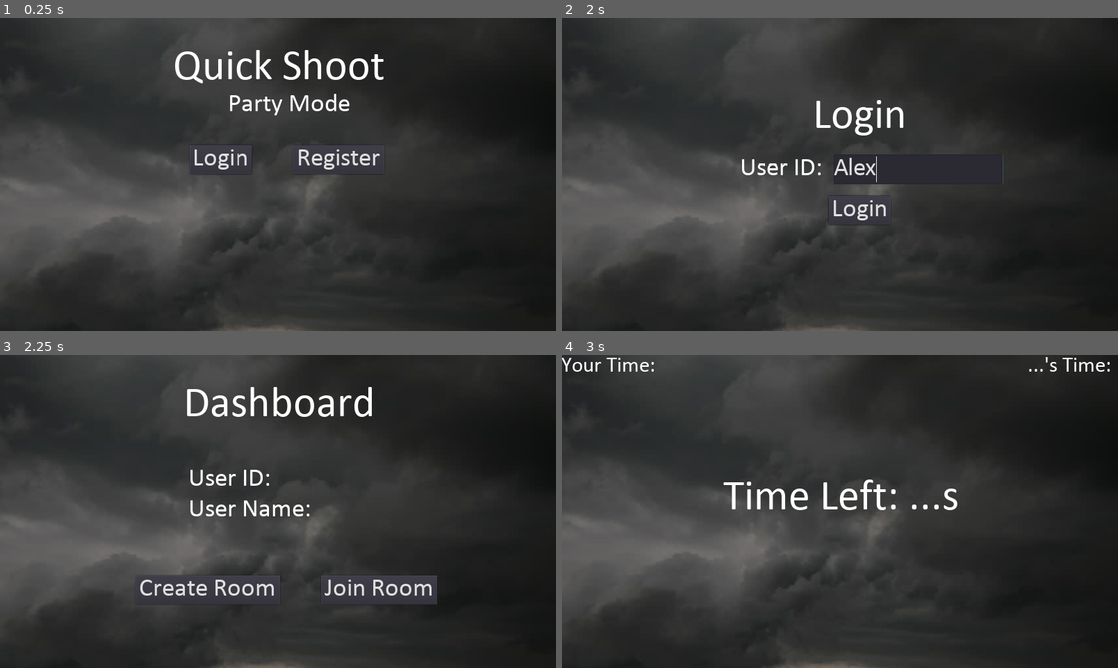
Above: before the commit, frames 1-4 (two rows, left to right).
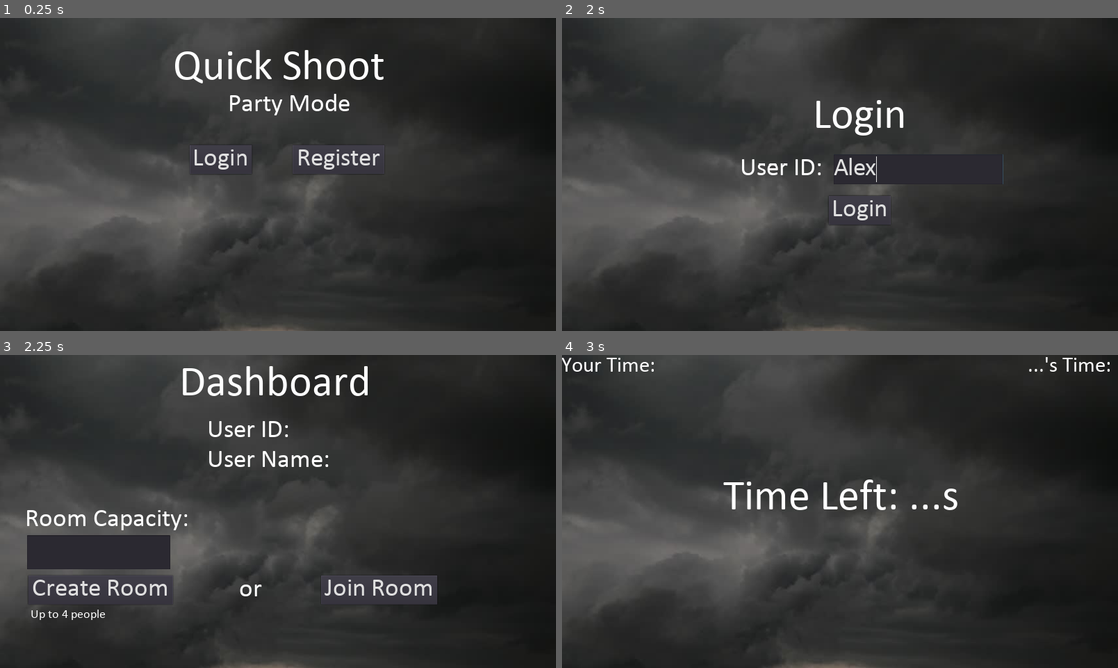
Above: after the commit, the same moments.

Repository: iamdejan/QuickShoot_Party
Game: Godot game, scene res://scenes/Home.tscn
Same seed, same stepped clock (60 frames per second), same inputs: the game is played once before the commit and once after it.
Inputs (mouse positions are in pixels of both pictures, inside the frame that each line leads up to):
- Up to frame 1 (0.25 s): no input
- Up to frame 2 (2 s): click "Login" at 0.5 s; click (917, 168) at 1.27 s; type "Alex" at 1.35 s
- Up to frame 3 (2.25 s): click "Login" at 2 s
- Up to frame 4 (3 s): click "Create Room" at 2.75 s

Frames 1-2 are identical in both runs. In frame 3, 8.1% of the frame differs, in the area x 4-67%, y 3-85%; in frame 4, nothing differs.

Commit message:
Update Dashboard.tscn

Diff:
--- a/scenes/Dashboard.tscn
+++ b/scenes/Dashboard.tscn
@@ -16,6 +16,10 @@
 size = 60
 font_data = ExtResource( 3 )
 
+[sub_resource type="DynamicFont" id=4]
+size = 30
+font_data = ExtResource( 3 )
+
 [node name="Dashboard" type="Node2D"]
 script = ExtResource( 1 )
 
@@ -26,18 +30,18 @@
 centered = false
 
 [node name="MainTitle" type="Label" parent="."]
-margin_left = 397.0
-margin_top = 65.0
-margin_right = 889.0
-margin_bottom = 165.0
+margin_left = 387.626
+margin_top = 18.1295
+margin_right = 879.626
+margin_bottom = 118.129
 custom_fonts/font = SubResource( 1 )
 text = "Dashboard"
 align = 1
 
 [node name="CreateRoomButton" type="Button" parent="."]
-margin_left = 312.281
+margin_left = 65.281
 margin_top = 507.282
-margin_right = 645.281
+margin_right = 398.281
 margin_bottom = 573.282
 rect_pivot_offset = Vector2( 40.3698, 18.511 )
 custom_fonts/font = SubResource( 2 )
@@ -53,19 +57,51 @@
 text = "Join Room"
 
 [node name="UserIDLabel" type="Label" parent="."]
-margin_left = 434.0
-margin_top = 256.0
-margin_right = 629.0
-margin_bottom = 316.0
+margin_left = 476.965
+margin_top = 143.511
+margin_right = 671.965
+margin_bottom = 203.511
 custom_fonts/font = SubResource( 3 )
 text = "User ID:"
 
 [node name="UserNameLabel" type="Label" parent="."]
-margin_left = 434.0
-margin_top = 326.0
-margin_right = 739.0
-margin_bottom = 386.0
+margin_left = 476.965
+margin_top = 212.73
+margin_right = 781.965
+margin_bottom = 272.73
 custom_fonts/font = SubResource( 3 )
 text = "User Name:"
+
+[node name="RoomLabel" type="Label" parent="."]
+margin_left = 56.6924
+margin_top = 348.96
+margin_right = 439.692
+margin_bottom = 408.96
+custom_fonts/font = SubResource( 3 )
+text = "Room Capacity:"
+
+[node name="or" type="Label" parent="."]
+margin_left = 416.0
+margin_top = 511.0
+margin_right = 737.0
+margin_bottom = 571.0
+custom_fonts/font = SubResource( 3 )
+text = "or"
+align = 1
+
+[node name="TextEdit" type="TextEdit" parent="."]
+margin_left = 62.0
+margin_top = 415.0
+margin_right = 392.0
+margin_bottom = 494.0
+custom_fonts/font = SubResource( 3 )
+
+[node name="MaxLabel" type="Label" parent="."]
+margin_left = 70.0
+margin_top = 583.0
+margin_right = 252.0
+margin_bottom = 614.0
+custom_fonts/font = SubResource( 4 )
+text = "Up to 4 people"
 [connection signal="pressed" from="CreateRoomButton" to="." method="_on_CreateRoomButton_pressed"]
 [connection signal="pressed" from="JoinRoomButton" to="." method="_on_JoinRoomButton_pressed"]
Not shown: 1 places in scenes/Dashboard.tscn that only renumber resources
